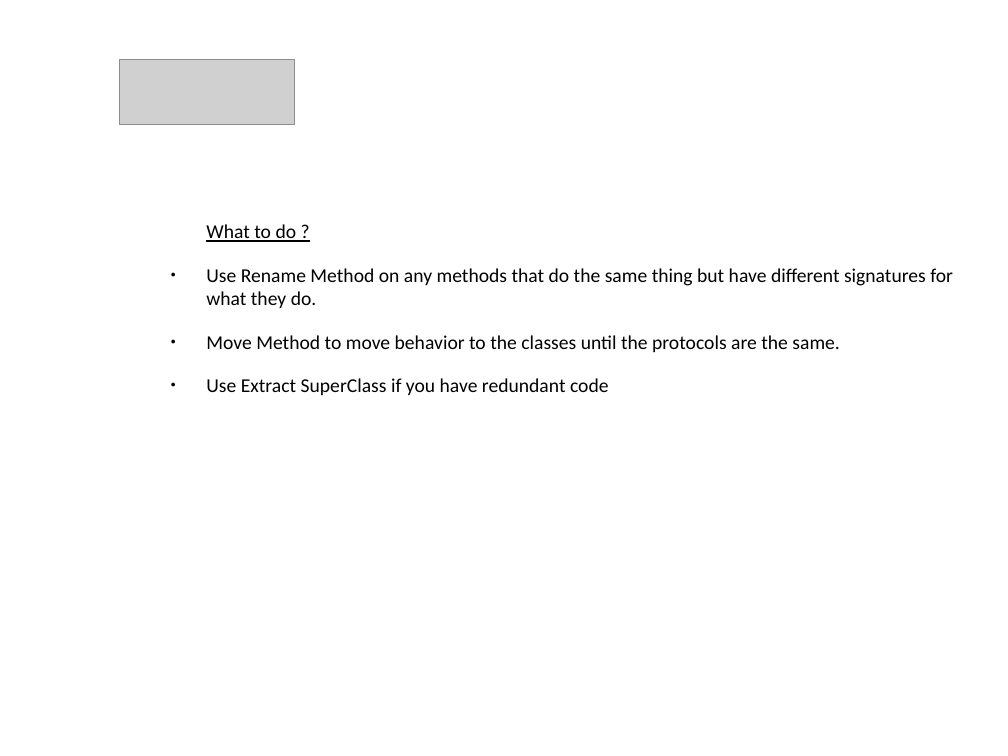
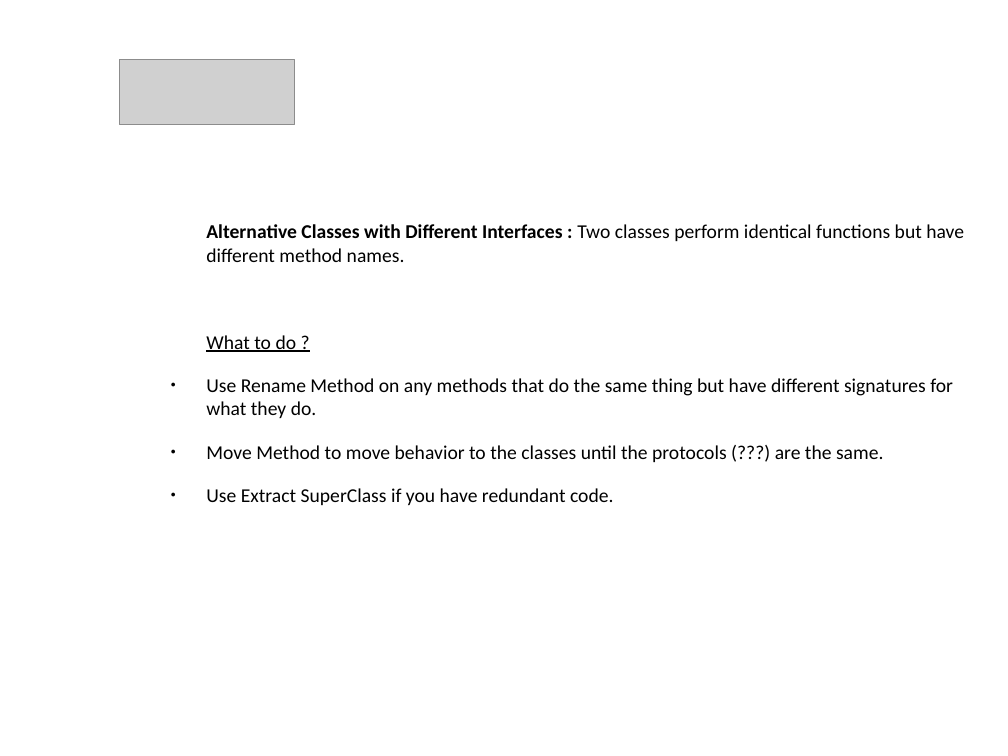
Before and after one commit to kolch182/Learning, a slide deck: slide 10 of Lezione_7_Refactoring_methods/Presentazione_Bad_Smells_6step.odp. Drawn at 1008x756 pixels with LibreOffice and Linux fonts; fonts in the diff are those of the drawing; grey boxes stand for pictures; background and template pictures are left out. Boxes give left, top, right and bottom in pixels: in the first picture for what was removed or moved away, otherwise in the second. Text is boxed around its words. In the diff, an @@ line names an element or a change of style, - is before the commit and + after.

```diff
--- a/Lezione_7_Refactoring_methods/Presentazione_Bad_Smells_6step.odp
+++ b/Lezione_7_Refactoring_methods/Presentazione_Bad_Smells_6step.odp
@@ text at box(206, 224, 964, 262): paragraph added @@
+Alternative Classes with Different Interfaces : Two classes perform identical functions but have different method names.
@@ text at box(206, 445, 883, 505): text changed @@
-● Move Method to move behavior to the classes until the protocols are the same.
-● Use Extract SuperClass if you have redundant code
+● Move Method to move behavior to the classes until the protocols (???) are the same.
+● Use Extract SuperClass if you have redundant code.
```
Also in this commit, not shown: 3 other slides changed.
